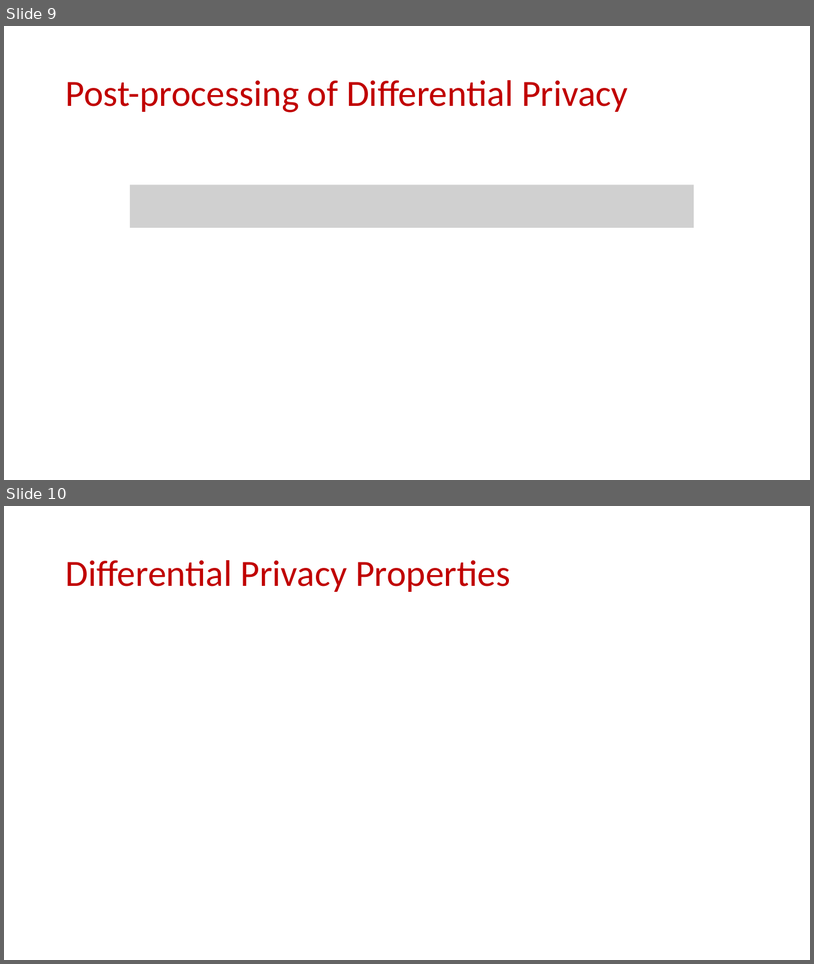
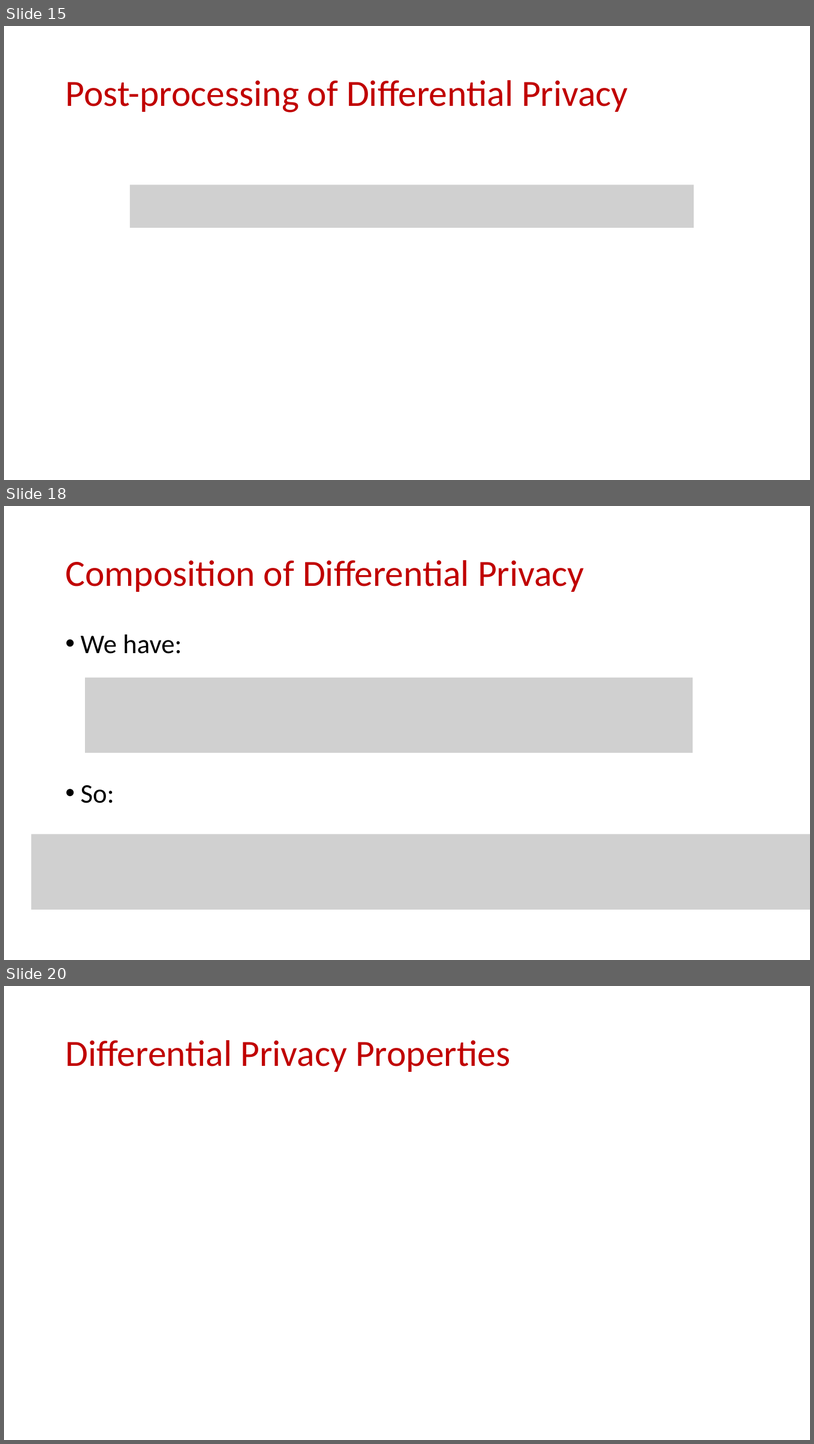
Before and after one commit to samsonzhou/samsonzhou.github.io, a slide deck: CSCE658-S24/L20.pptx. Shown one above the other, each under a label of ours: slides 9 and 10 before the commit, slides 15, 18 and 20 after it; the slides between them are not shown. The pictures are 814x964 and 814x1444 pixels, drawn with LibreOffice and Linux fonts; fonts in the diff are those of the drawing; grey boxes stand for pictures. Boxes give left, top, right and bottom in pixels: in the first picture for what was removed or moved away, otherwise in the second. Text is boxed around its words. In the diff, an @@ line names an element or a change of style, - is before the commit and + after.

```diff
--- a/CSCE658-S24/L20.pptx
+++ b/CSCE658-S24/L20.pptx
@@ slide 18 added at box(4, 506, 810, 960), background #FFFFFF @@
@@ title added at box(65, 560, 585, 592), 44 pt, text #C00000 @@
+Composition of Differential Privacy
@@ text added at box(81, 634, 182, 803), 32 pt, text #000000 @@
+• We have:
+• So:
@@ picture added at box(85, 677, 693, 752) @@
@@ picture added at box(31, 834, 810, 910) @@
@@ what was slide 9 is now slide 15 @@
@@ what was slide 10 is now slide 20 @@
```
Also in this commit, not shown: 2 slides changed, 19 other slides added.
